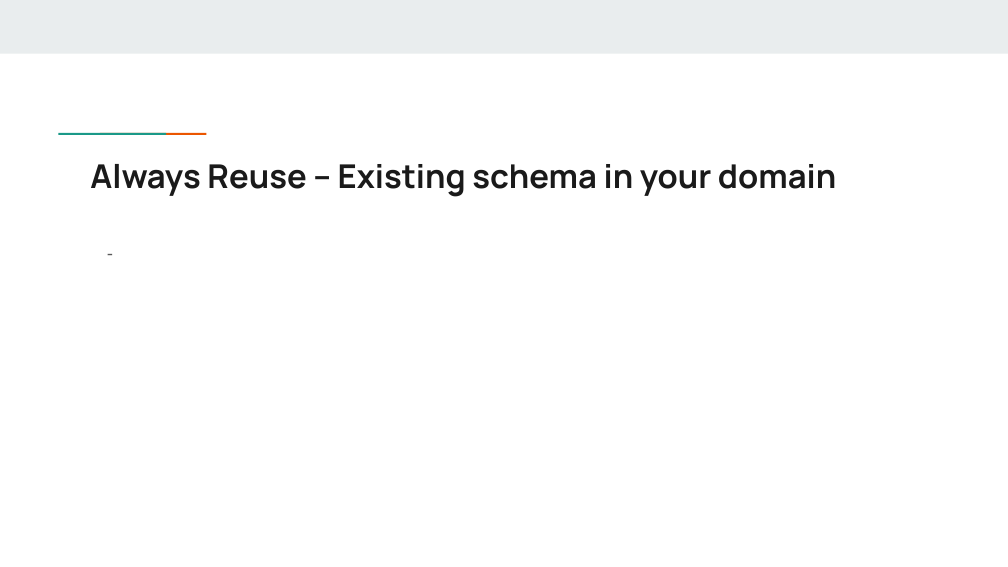
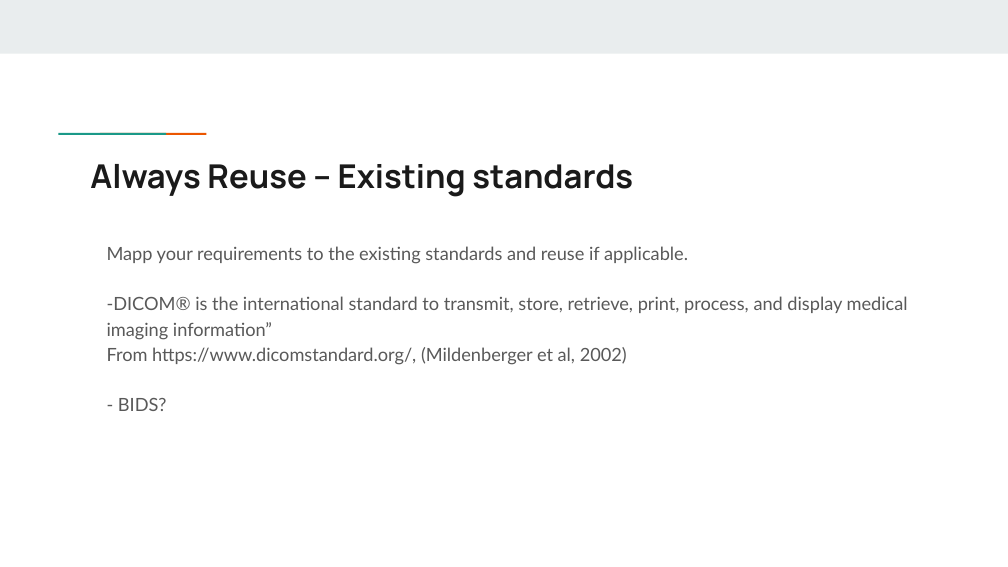
Before and after one commit to Health-RI/health-ri-metadata, a slide deck: slide 17 of Presentations/HRI_Metadata_Schema_ImagingGroup_KickOff (1).pptx (slide 16 before the commit). Drawn at 1008x567 pixels with LibreOffice and Linux fonts; fonts in the diff are those of the drawing. Boxes give left, top, right and bottom in pixels: in the first picture for what was removed or moved away, otherwise in the second. Text is boxed around its words. In the diff, an @@ line names an element or a change of style, - is before the commit and + after.

Commit message:
Update imaging presentation (DRAFT)

```diff
--- a/Presentations/HRI_Metadata_Schema_ImagingGroup_KickOff (1).pptx
+++ b/Presentations/HRI_Metadata_Schema_ImagingGroup_KickOff (1).pptx
@@ title at bbox=[90, 164, 633, 197]: text changed @@
-Always Reuse -- Existing schema in your domain
+Always Reuse -- Existing standards
@@ text at bbox=[107, 246, 908, 411]: text changed @@
--
+Mapp your requirements to the existing standards and reuse if applicable.
+-DICOM® is the international standard to transmit, store, retrieve, print, process, and display medical imaging information”
+From https://www.dicomstandard.org/, (Mildenberger et al, 2002)
+- BIDS?
```
Also in this commit, not shown: 6 other slides changed.
